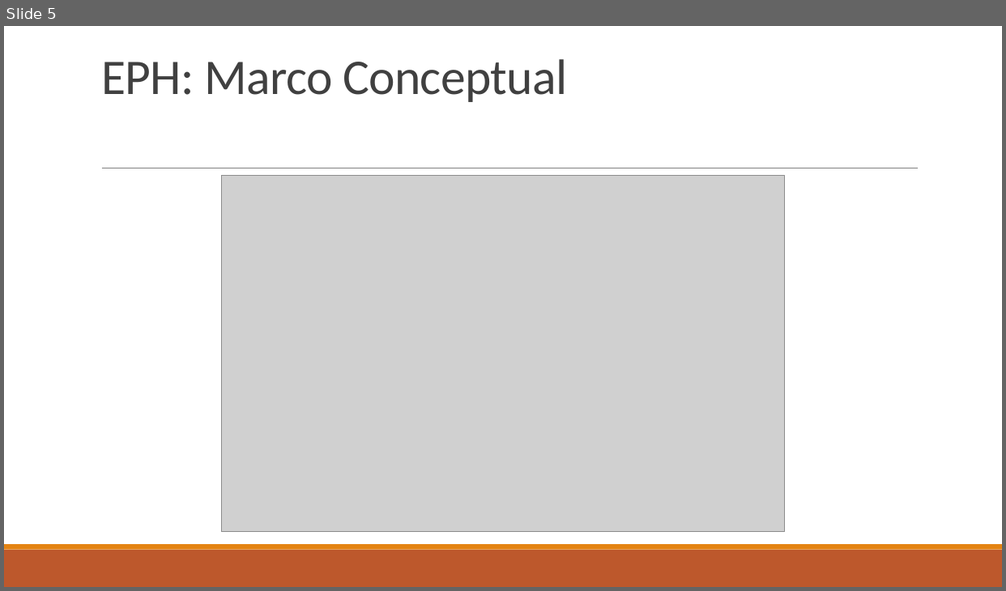
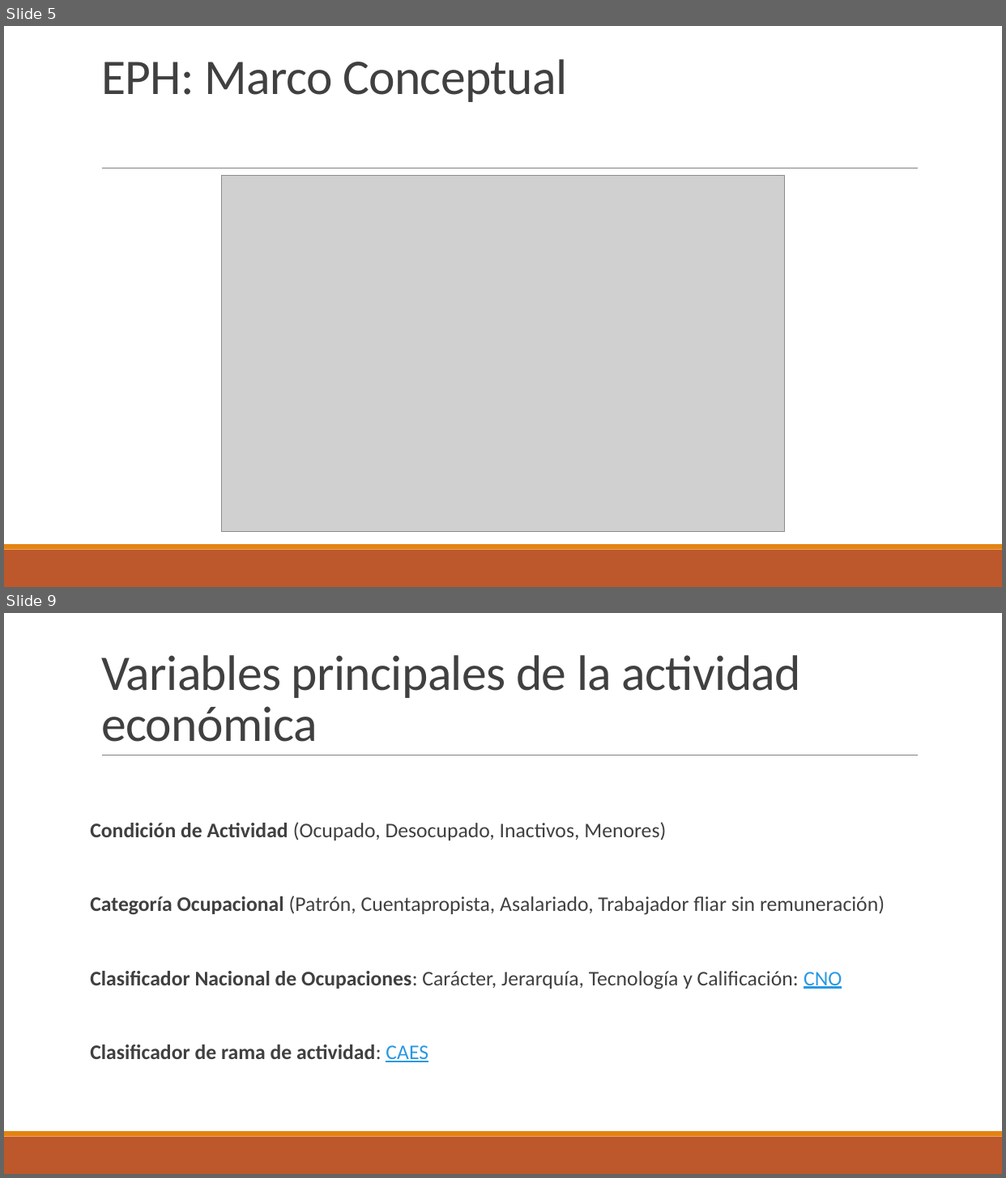
Before and after one commit to ceped-fce-uba/curso_aset, a slide deck: Clase 2 - EPH e Intro a Tidyverse/Presentación EPH.pptx. Shown one above the other, each under a label of ours: slide 5 before the commit, slides 5 and 9 after it; the slides between them are not shown. The pictures are 1006x591 and 1006x1178 pixels, drawn with LibreOffice and Linux fonts; fonts in the diff are those of the drawing; grey boxes stand for pictures. Boxes give left, top, right and bottom in pixels: in the first picture for what was removed or moved away, otherwise in the second. Text is boxed around its words. In the diff, an @@ line names an element or a change of style, - is before the commit and + after.

```diff
--- a/Clase 2 - EPH e Intro a Tidyverse/Presentación EPH.pptx
+++ b/Clase 2 - EPH e Intro a Tidyverse/Presentación EPH.pptx
@@ slide 9 added at (4, 613, 1002, 1174), background #FFFFFF; not listed: 3 template elements that a slide beside it also shows @@
@@ title added at (101, 655, 801, 742), 48 pt, text #404040 @@
+Variables principales de la actividad económica
@@ text added at (90, 822, 884, 1063), 20 pt, text #404040 @@
+  Condición de Actividad (Ocupado, Desocupado, Inactivos, Menores)
+  Categoría Ocupacional (Patrón, Cuentapropista, Asalariado, Trabajador fliar sin remuneración)
+  Clasificador Nacional de Ocupaciones: Carácter, Jerarquía, Tecnología y Calificación: CNO
+  Clasificador de rama de actividad: CAES
```
Also in this commit, not shown: 9 slides changed, 1 other slide added, 3 slides removed, 7 other files.
